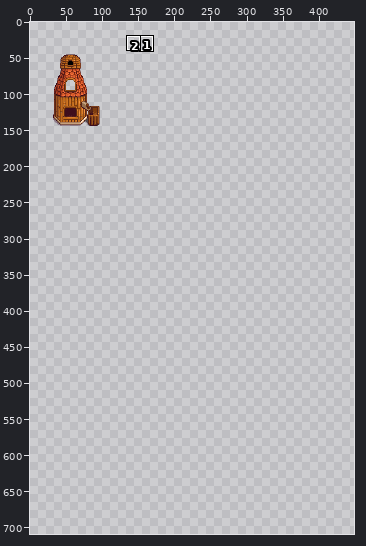
Sprite sheet -- buildings/mill/building.png. Above, an overview of the earlier version with the close-up marked.
Close-up. The starting point:
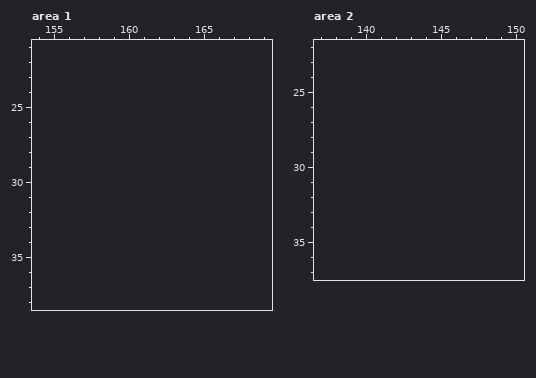
The file is 112x144 pixels. Pixels under 10% opacity are left out. Colours within 5 levels of each other are drawn and written as one. Shown: area 1: x 154..169, y 21..38; area 2: x 137..150, y 22..37. The old version is drawn lined up with the new one, on the new canvas. The commit also changed other parts of the picture, which this record leaves out.
After:
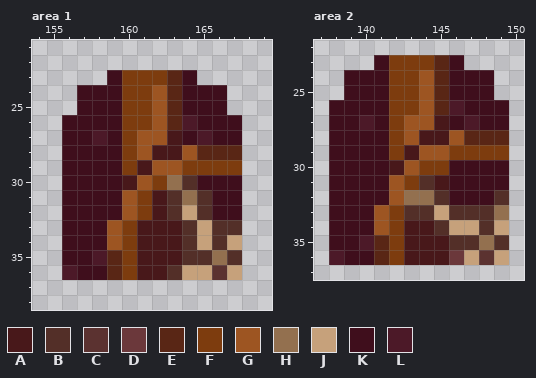
Palette (. is transparent): A #48181a  B #532f28  C #5b3230  D #6b383b  E #592615  F #7d3c0e  G #9d5522  H #93704f  J #c6a17b  K #3f0e1c  L #4c1928
Edits made:
canvas 112x144 -> 448x709
Changed rows in their new state; - is an unchanged pixel.
Area 1:
first column x 156:
23 ---KFFFEK---
24 -KKKFFGEKKK-
25 -KKKFFGEKKK-
26 KKKKFFGELKKK
27 KKLKFGGAKLKK
28 KKKKFGAAGEEE
29 KKKKFAGGFFFF
30 KKKKAGFHBKKK
31 KKKKGFABHBKK
32 KKKKGFABJBKK
33 KKKGFAAABJBB
34 KKKGFAAABJBJ
35 KKLEFAAABBHB
36 LKKEFAABJJCJ
Area 2:
first column x 138:
23 ---KFFFEK---
24 -KKKFFGEKKK-
25 -KKKFFGEKKK-
26 KKKKFFGELKKK
27 KKLKFGGAKLKK
28 KKKKFGAAGEEE
29 KKKKFAGGFFFF
30 KKKKAGFFKKKK
31 KKKKGFBAKKKK
32 KKKKGHHBKKKB
33 KKKGFBBJBBBH
34 KKKGFAABJJBJ
35 KKLEFAAABBHB
36 LKKEFAAADJCJ
Pixel boxes of the changes (left, top, right, bottom) in both close-ups:
added: (62, 70, 242, 280)
added: (329, 55, 509, 265)
